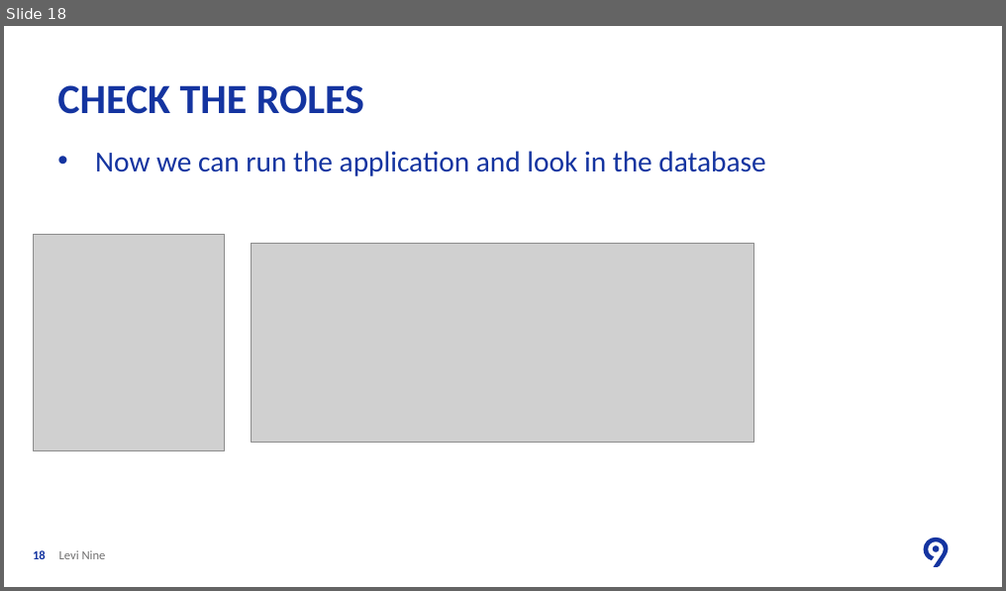
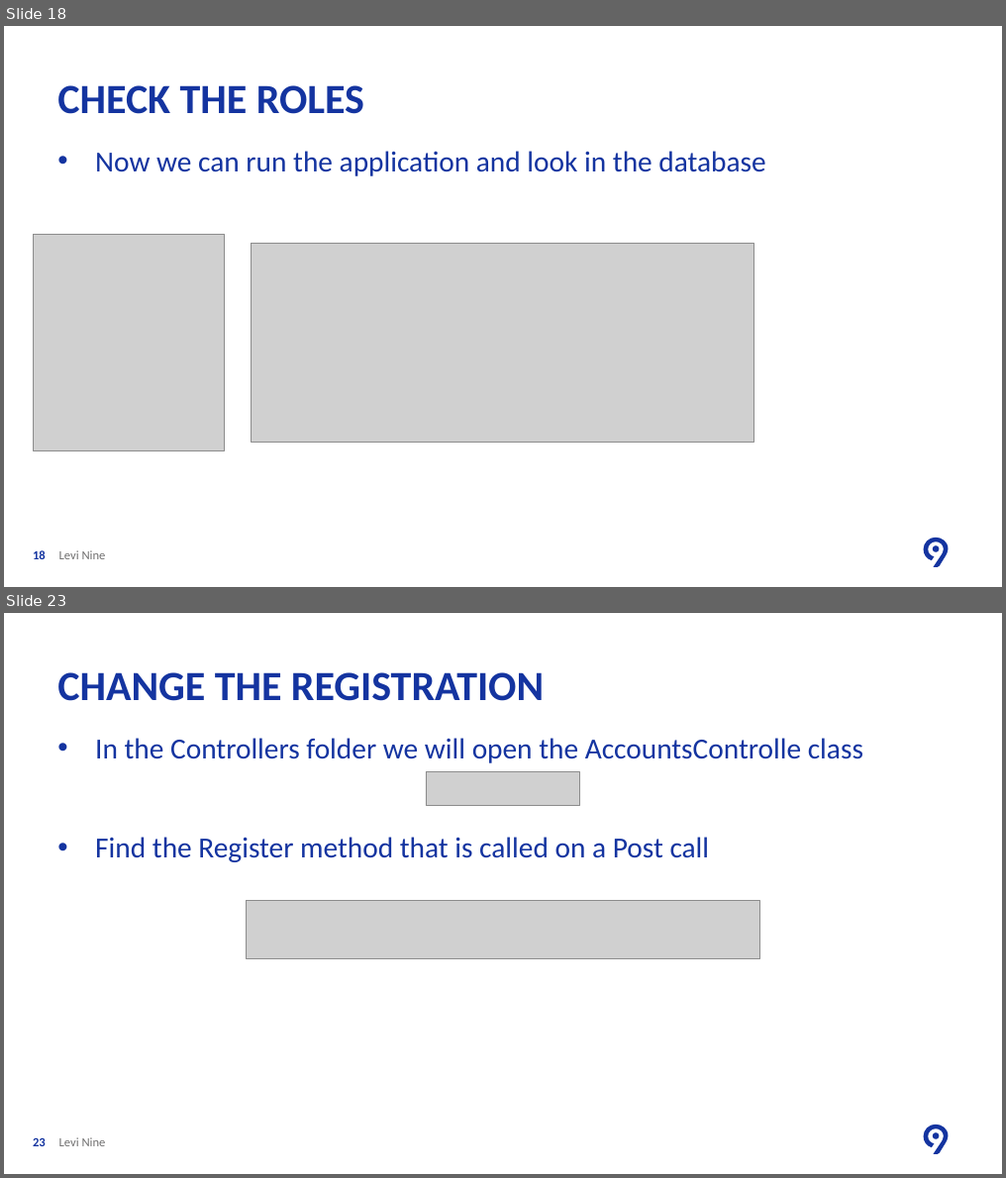
Before and after one commit to ancasturza/PracticaAC2018, a slide deck: PPT/L2/Lesson Two Create Web Application With Authentication.pptx. Shown one above the other, each under a label of ours: slide 18 before the commit, slides 18 and 23 after it; the slides between them are not shown. The pictures are 1006x591 and 1006x1178 pixels, drawn with LibreOffice and Linux fonts; fonts in the diff are those of the drawing; grey boxes stand for pictures; background and template pictures are left out. Boxes give left, top, right and bottom in pixels: in the first picture for what was removed or moved away, otherwise in the second. Text is boxed around its words. In the diff, an @@ line names an element or a change of style, - is before the commit and + after.

```diff
--- a/PPT/L2/Lesson Two Create Web Application With Authentication.pptx
+++ b/PPT/L2/Lesson Two Create Web Application With Authentication.pptx
@@ slide 23 added at box(4, 613, 1002, 1174), background #FFFFFF; not listed: 2 template elements that a slide beside it also shows @@
@@ title added at box(57, 672, 544, 701), 40 pt, text #1434A0, bold @@
+CHANGE THE REGISTRATION
@@ text added at box(95, 738, 863, 862), 28 pt, text #1434A0 @@
+• In the Controllers folder we will open the AccountsControlle class
+• Find the Register method that is called on a Post call
@@ picture added at box(426, 771, 579, 806) @@
@@ picture added at box(246, 900, 759, 959) @@
@@ page number added at box(33, 1138, 46, 1147), 12 pt, text #1434A0, bold @@
+23
@@ text added at box(59, 1138, 106, 1147), 12 pt, text #706F6F @@
+Levi Nine
```
Also in this commit, not shown: 10 other slides added, 5 other files.
